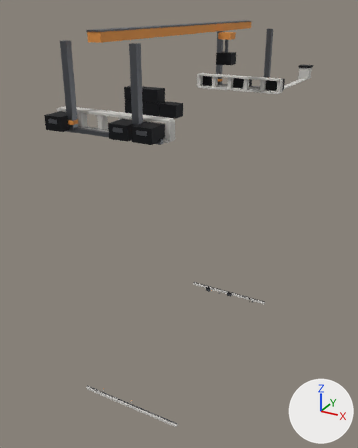
The FBX model Assets/_Project/04.Art/02.Models/Megastructure/SM_Mega_Crane.fbx: old version first, new version second.
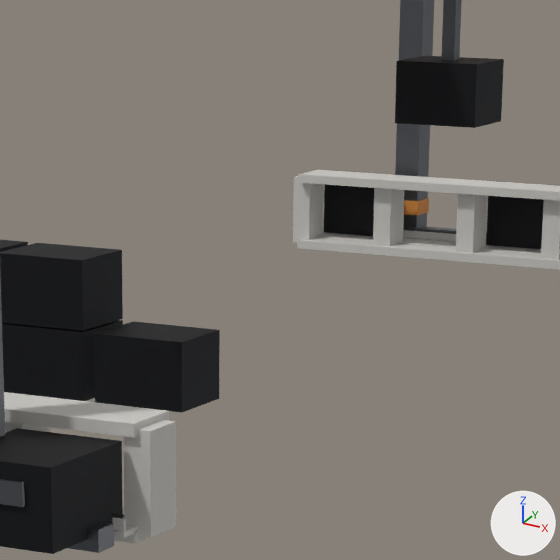
Each version is shown whole from a 50 mm camera at (88.7, -168.8, 178.2) aimed at (-9.8, 10.3, 88.6), then close up on the part from 40% to 69% of the width and 9% to 33% of the height. Every picture has the same lights, and +X, +Y and +Z are marked at lower right. The last two pictures show the newer version. Where no turn or scale is listed for an object, it has been applied to the vertices.

The first close-up shows 'SM_Mega_Crane'.
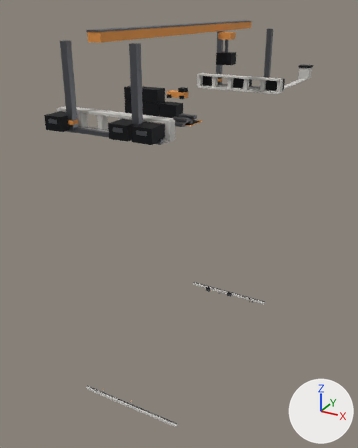
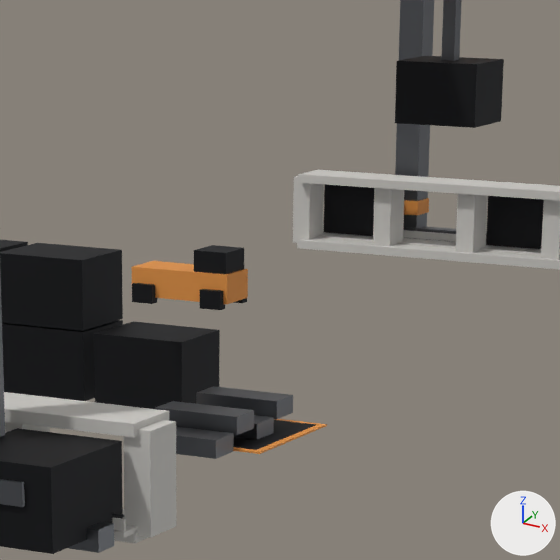
Where the change shows, as pixel boxes [x1, y1, x2, y2] in the close-ups (560 x 560 px):
part 1 of me_sm_mega_crane, added
    after: [176, 427, 234, 459]
part 2 of me_sm_mega_crane, added
    after: [155, 401, 254, 435]
part 3 of me_sm_mega_crane, added
    after: [234, 415, 274, 440]
part 4 of me_sm_mega_crane, added
    after: [196, 386, 293, 419]
part 5 of me_sm_mega_crane, added (orange)
    after: [132, 261, 248, 304]
part 6 of me_sm_mega_crane, added
    after: [194, 245, 244, 274]
part 7 of me_sm_mega_crane, added
    after: [132, 283, 157, 304]
part 8 of me_sm_mega_crane, added
    after: [200, 289, 225, 310]
part 9 of me_sm_mega_crane, added (orange)
    after: [233, 419, 327, 454]
part 10 of me_sm_mega_crane, added
    after: [233, 420, 316, 450]

What the commit changed:
me_sm_mega_crane is used by ob_sm_mega_crane; location (0.0, 0.0, 0.0).
me_sm_mega_crane had 952 vertices, 714 faces and spanned x -21.0..21.0, y -57.0..104.0, z 35.0..172.0.
me_sm_mega_crane now has 1048 vertices, 786 faces and spans x -21.0..21.0, y -57.0..104.0, z 35.0..172.0.
me_sm_mega_crane part 1: a new loose piece, a box spanning x 9.0..14.6, y -31.8..-29.6, z 143.2..144.3, in mat_m_mega_steel (grey #6e7075).
me_sm_mega_crane part 2: a new loose piece, a box spanning x 9.0..14.6, y -29.2..-27.0, z 144.1..145.2, in mat_m_mega_steel (grey #6e7075).
me_sm_mega_crane part 3: a new loose piece, a box spanning x 9.0..14.6, y -26.6..-24.4, z 143.2..144.3, in mat_m_mega_steel (grey #6e7075).
me_sm_mega_crane part 4: a new loose piece, a box spanning x 9.0..14.6, y -24.0..-21.8, z 144.1..145.2, in mat_m_mega_steel (grey #6e7075).
me_sm_mega_crane part 5: a new loose piece, a box spanning x -17.5..-9.1, y 13.7..17.1, z 143.6..145.8, in mat_m_mega_signal (orange #e29342).
me_sm_mega_crane part 6: a new loose piece, a box spanning x -12.1..-9.3, y 13.9..16.9, z 145.6..147.4, in mat_m_mega_dark (dark grey #303134).
me_sm_mega_crane part 7: a new loose piece, a box spanning x -17.23..-15.43, y 13.16..13.96, z 143.2..144.6, in mat_m_mega_dark (dark grey #303134).
me_sm_mega_crane part 8: a new loose piece, a box spanning x -11.23..-9.43, y 13.16..13.96, z 143.2..144.6, in mat_m_mega_dark (dark grey #303134).
me_sm_mega_crane part 9: a new loose piece, a box spanning x 7.26..16.26, y -29.46..-20.46, z 143.21..143.31, in mat_m_mega_signal (orange #e29342).
me_sm_mega_crane part 10: a new loose piece, a box spanning x 7.76..15.76, y -28.96..-20.96, z 143.24..143.34, in mat_m_mega_dark (dark grey #303134).
Other edits to the shape of me_sm_mega_crane do not show in these pictures.
